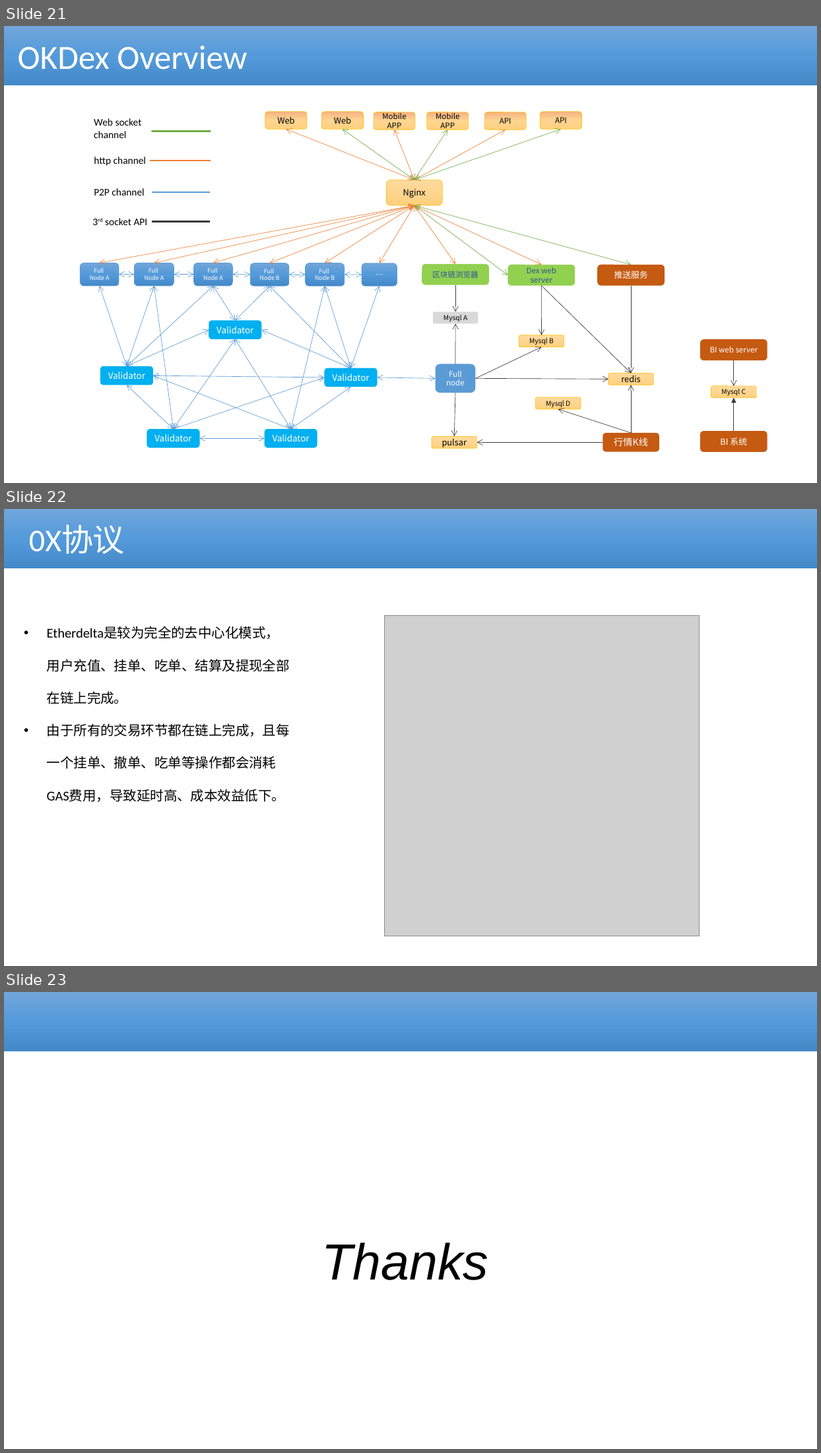
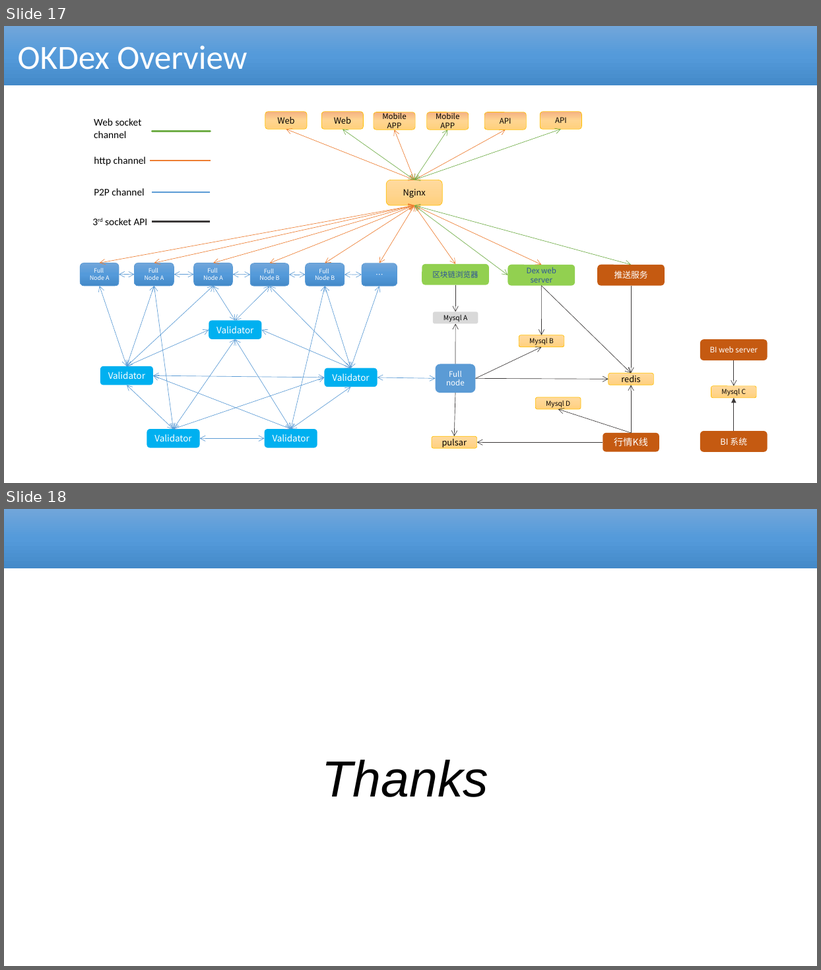
Before and after one commit to cmdpos/gaia, a slide deck: ppt/blockchain-dex.pptx. Shown one above the other, each under a label of ours: slides 21, 22 and 23 before the commit, slides 17 and 18 after it. The pictures are 821x1453 and 821x970 pixels, drawn with LibreOffice and Linux fonts; fonts in the diff are those of the drawing; grey boxes stand for pictures; background and template pictures are left out. Boxes give left, top, right and bottom in pixels: in the first picture for what was removed or moved away, otherwise in the second. Text is boxed around its words. In the diff, an @@ line names an element or a change of style, - is before the commit and + after.

```diff
--- a/ppt/blockchain-dex.pptx
+++ b/ppt/blockchain-dex.pptx
@@ slide 22 removed at box(4, 509, 817, 966), background #FFFFFF @@
@@ rectangle removed at box(4, 509, 817, 568) @@
-0X协议
@@ text removed at box(47, 626, 290, 802) @@
-• Etherdelta是较为完全的去中心化模式，用户充值、挂单、吃单、结算及提现全部在链上完成。
-• 由于所有的交易环节都在链上完成，且每一个挂单、撤单、吃单等操作都会消耗GAS费用，导致延时高、成本效益低下。
@@ picture removed at box(384, 616, 700, 936) @@
@@ what was slide 21 is now slide 17 @@
@@ what was slide 23 is now slide 18 @@
```
Also in this commit, not shown: 4 slides changed, 2 slides added, 3 other slides removed.
